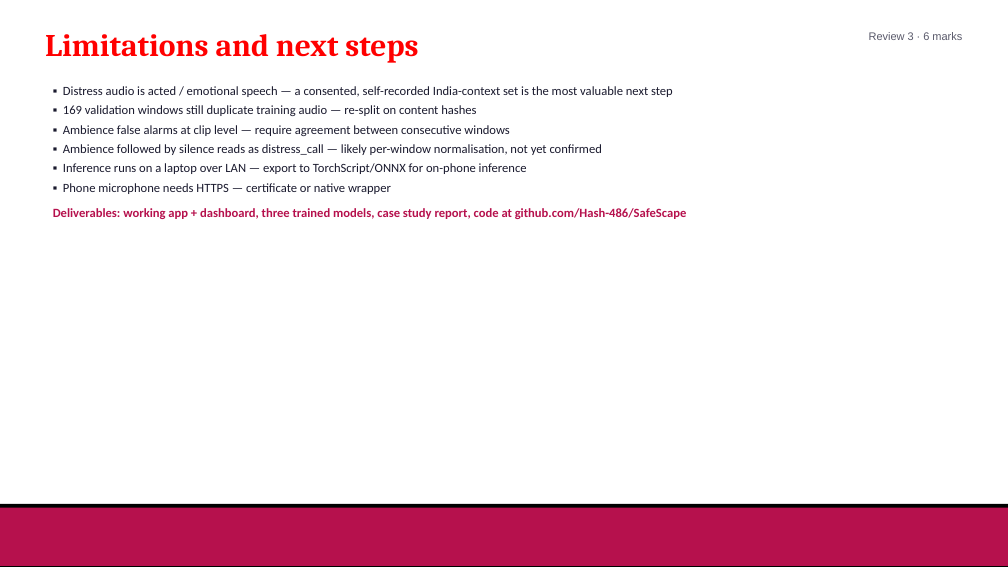
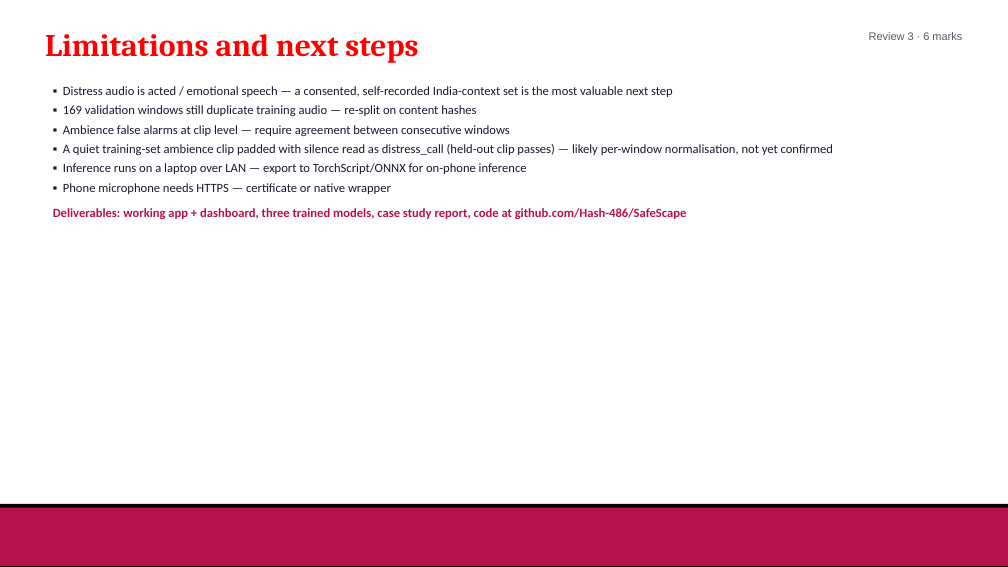
Before and after one commit to Hash-486/SafeScape, a slide deck: slide 10 of docs/Review3/SafeScape_Review3.pptx. Drawn at 1008x567 pixels with LibreOffice and Linux fonts; fonts in the diff are those of the drawing; background and template pictures are left out. Boxes give left, top, right and bottom in pixels: in the first picture for what was removed or moved away, otherwise in the second. Text is boxed around its words. In the diff, an @@ line names an element or a change of style, - is before the commit and + after.

```diff
--- a/docs/Review3/SafeScape_Review3.pptx
+++ b/docs/Review3/SafeScape_Review3.pptx
@@ text at (x1=63, y1=144, x2=833, y2=155): text changed @@
-▪ Ambience followed by silence reads as distress_call — likely per-window normalisation, not yet confirmed
+▪ A quiet training-set ambience clip padded with silence read as distress_call (held-out clip passes) — likely per-window normalisation, not yet confirmed
```
Also in this commit, not shown: 2 other slides changed, 7 other files.
